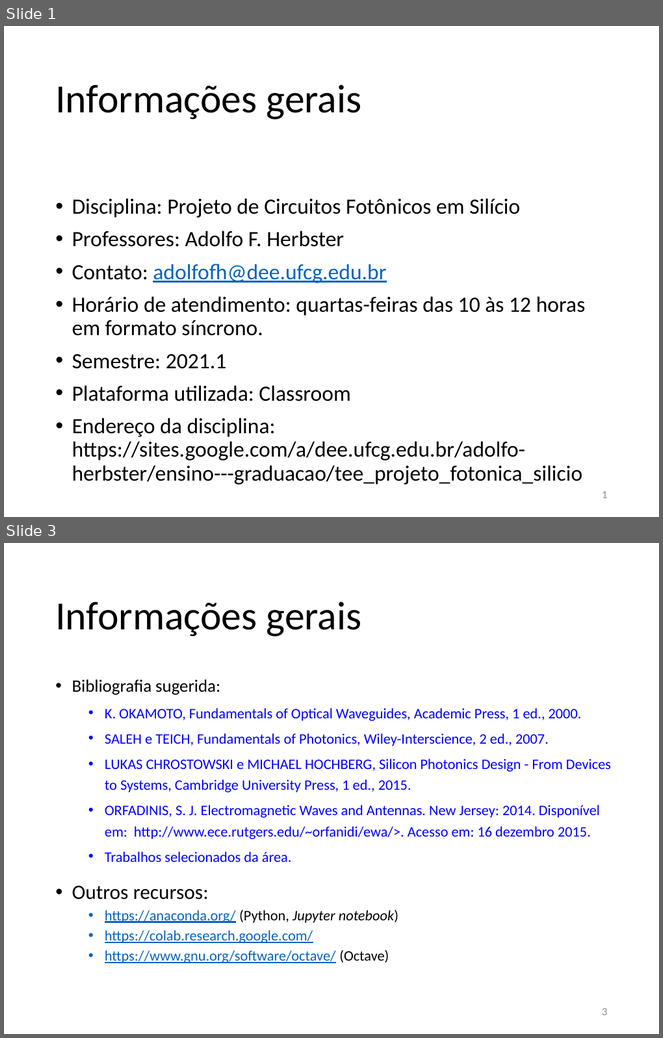
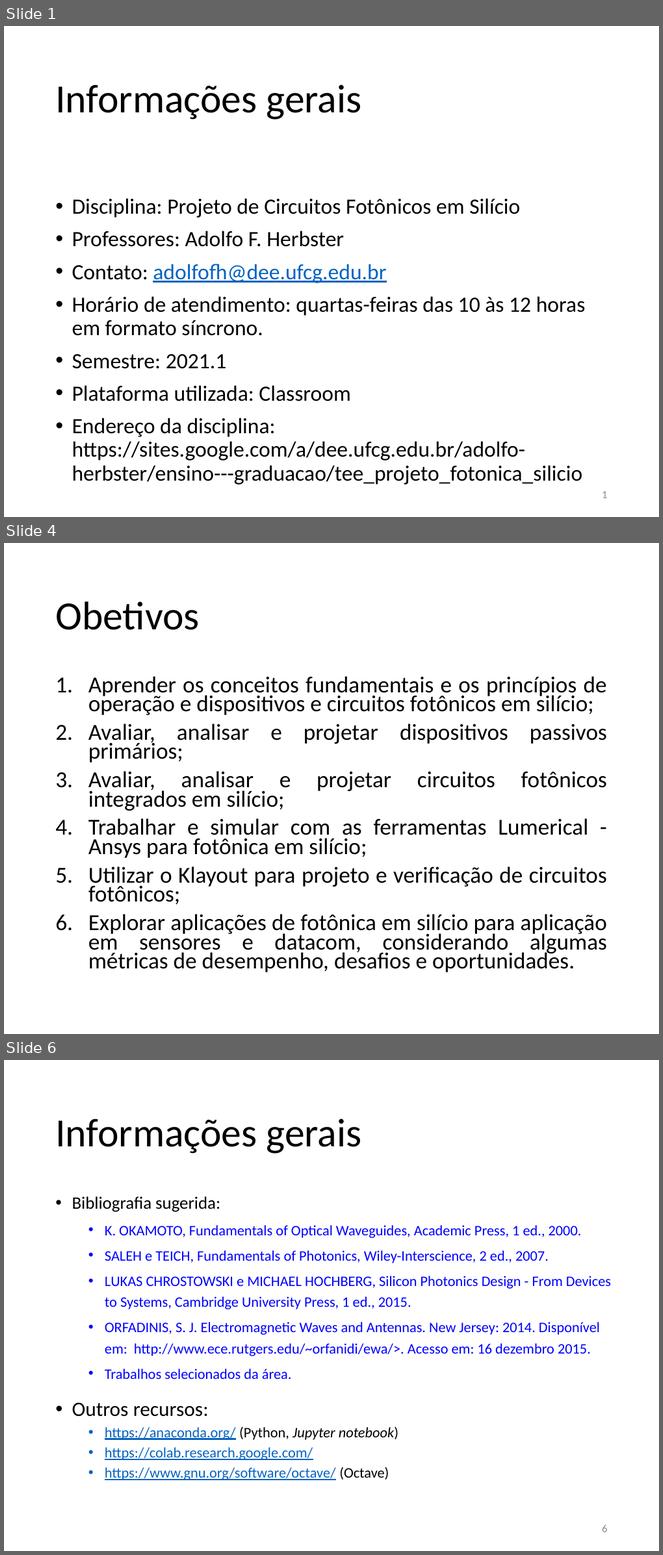
Before and after one commit to adophobr/PhotonicIntegratedCircuits, a slide deck: docs/InformaçõesGerais.pptx. Shown one above the other, each under a label of ours: slides 1 and 3 before the commit, slides 1, 4 and 6 after it; the slides between them are not shown. The pictures are 663x1038 and 663x1555 pixels, drawn with LibreOffice and Linux fonts; fonts in the diff are those of the drawing. Boxes give left, top, right and bottom in pixels: in the first picture for what was removed or moved away, otherwise in the second. Text is boxed around its words. In the diff, an @@ line names an element or a change of style, - is before the commit and + after.

```diff
--- a/docs/InformaçõesGerais.pptx
+++ b/docs/InformaçõesGerais.pptx
@@ slide 4 added at [4,543,659,1034], background #FFFFFF @@
@@ title added at [55,601,200,630], 44 pt, text #000000 @@
+Obetivos
@@ text added at [88,676,607,973], 25.2 pt, text #000000 @@
+1. Aprender os conceitos fundamentais e os princípios de operação e dispositivos e circuitos fotônicos em silício;
+2. Avaliar, analisar e projetar dispositivos passivos primários;
+3. Avaliar, analisar e projetar circuitos fotônicos integrados em silício;
+4. Trabalhar e simular com as ferramentas Lumerical - Ansys para fotônica em silício;
+5. Utilizar o Klayout para projeto e verificação de circuitos fotônicos;
+6. Explorar aplicações de fotônica em silício para aplicação em sensores e datacom, considerando algumas métricas de desempenho, desafios e oportunidades.
@@ what was slide 3 is now slide 6 @@
@@ page number at [602,1525,607,1533]: text changed @@
-3
+6
```
Also in this commit, not shown: 1 slide changed, 2 other slides added, 4 other files.
